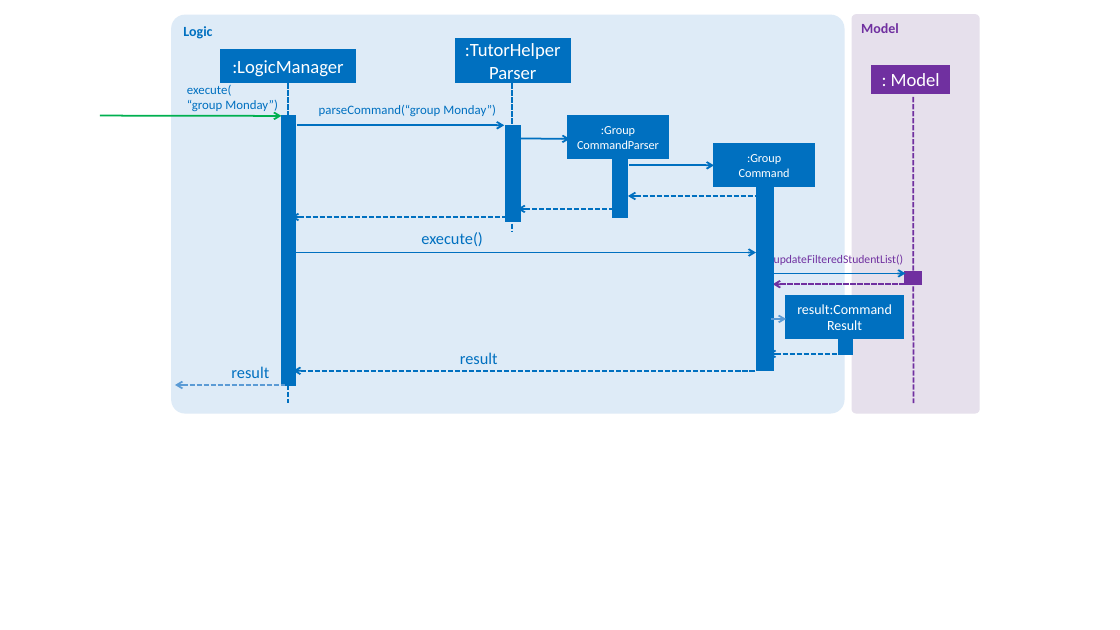
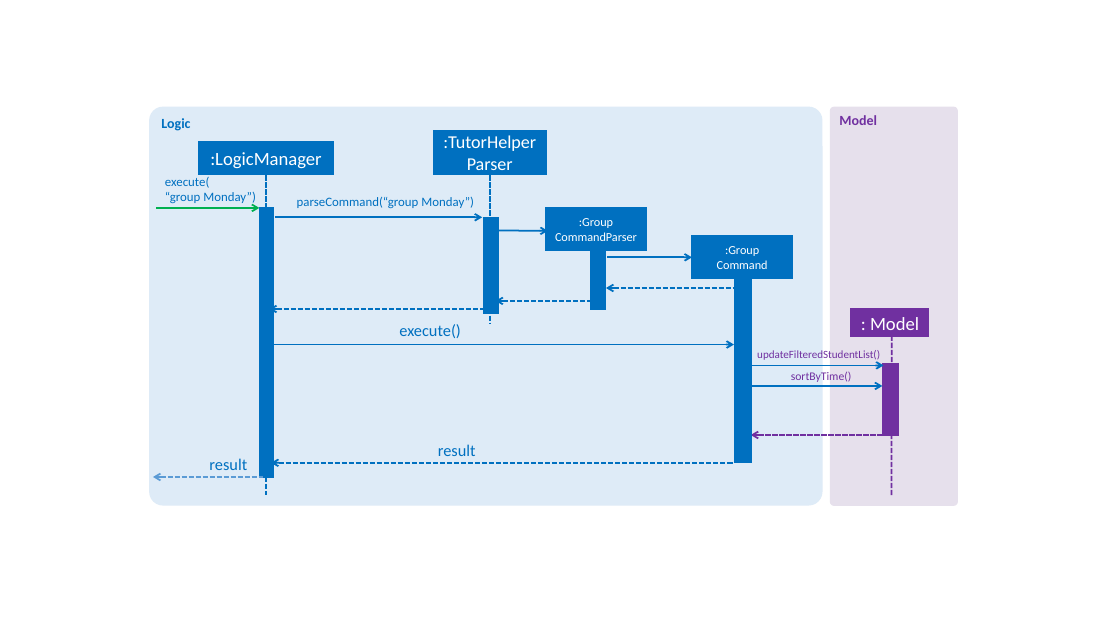
Before and after one commit to ongyz/main, a slide deck: slide 1 of docs/diagrams/GroupSequenceDiagram.pptx. Drawn at 1120x630 pixels with LibreOffice and Linux fonts; fonts in the diff are those of the drawing. Boxes give left, top, right and bottom in pixels: in the first picture for what was removed or moved away, otherwise in the second. Text is boxed around its words. In the diff, an @@ line names an element or a change of style, - is before the commit and + after.

```diff
--- a/docs/diagrams/GroupSequenceDiagram.pptx
+++ b/docs/diagrams/GroupSequenceDiagram.pptx
@@ rectangle ":TutorHelperParser": place and size @@
-rectangle ":TutorHelperParser" at [456,39,571,82]
+rectangle ":TutorHelperParser" at [434,131,545,174]
@@ rectangle ":TutorHelperParser" at [434,131,545,174]: size 16 to 15.5 pt @@
@@ 2 rounded rectangles, 1 text, 1 rectangle, 1 arrow, 1 line: place and size @@
-2 rounded rectangles, 1 text, 1 rectangle, 1 arrow, 1 line at [171,14,981,413]
+2 rounded rectangles, 1 text, 1 rectangle, 1 arrow, 1 line at [150,107,959,506]
@@ line moved from (513, 83) - (513, 232) to (490, 176) - (490, 324) @@
@@ arrow moved from (100, 116) - (281, 116) to (156, 208) - (260, 208) @@
@@ 2 texts, 2 arrows: place and size @@
-2 texts, 2 arrows at [292,105,570,364]
+2 texts, 2 arrows at [269,197,548,456]
@@ rectangle removed at [786,296,904,338] @@
-result:Command Result
@@ rectangle ": Model": place and size @@
-rectangle ": Model" at [872,66,949,93]
+rectangle ": Model" at [851,309,928,337]
@@ text "updateFilteredStudentList()" at [757,350,880,362]: size 10 to 9.5 pt @@
@@ arrow removed from (839, 354) to (768, 354) @@
@@ rectangle removed at [839,339,853,355] @@
@@ line moved from (913, 97) - (913, 403) to (892, 336) - (891, 496) @@
@@ 7 arrows, 6 rectangles, 3 texts: place and size @@
-7 arrows, 6 rectangles, 3 texts at [175,50,906,386]
+7 arrows, 6 rectangles, 3 texts at [153,142,884,477]
@@ arrow moved from (771, 319) - (786, 319) to (751, 386) - (882, 386) @@
@@ arrow (751, 386) - (882, 386): stroke #5B9BD5 1.5 pt to #0070C0 1.5 pt @@
@@ text added at [791,371,852,382], 10 pt, text #7030A0 @@
+sortByTime()
@@ rectangle: place and size @@
-rectangle at [905,272,922,285]
+rectangle at [882,364,897,435]
@@ arrow moved from (773, 284) - (905, 284) to (751, 435) - (882, 435) @@
```
Also in this commit, not shown: 1 slide added, 4 other files.
